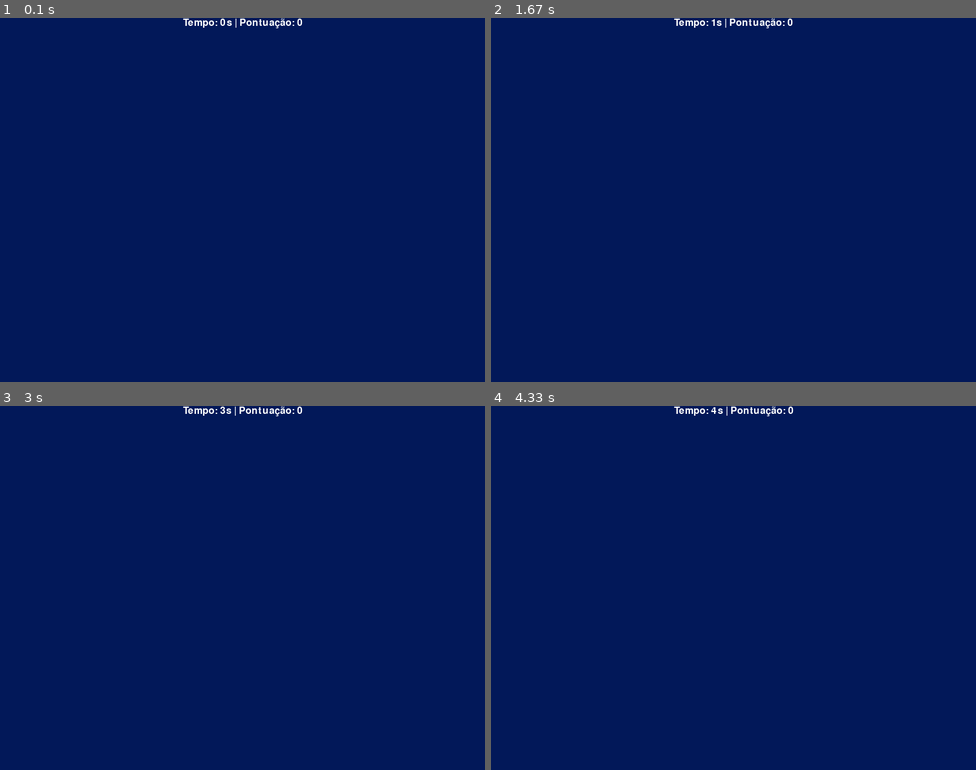
Above: before the commit, frames 1-4 (two rows, left to right).
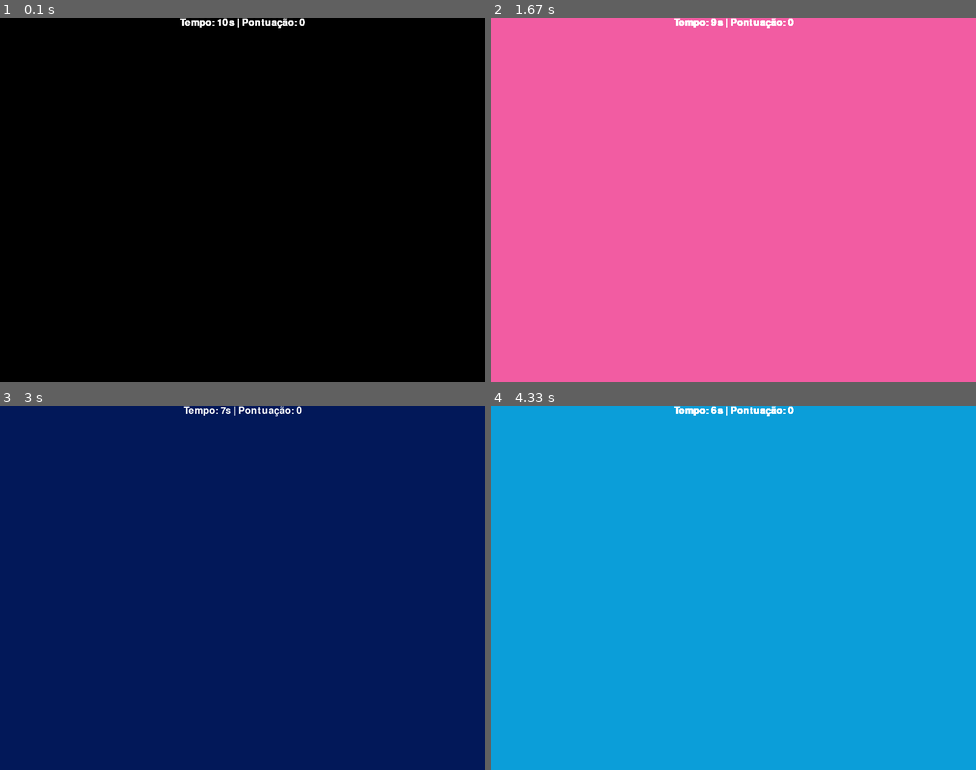
Above: after the commit, the same moments.

Repository: taohansens/Infnet
Game: pygame game, started from Bloco I/Fundamentos do Desenvolvimento Python/Aula 07 PyGame/quadradinho.py
Same seed, same stepped clock (60 frames per second), same inputs: the game is played once before the commit and once after it.
Inputs (mouse positions are in pixels of both pictures, inside the frame that each line leads up to):
- Up to frame 1 (0.1 s): no input
- Up to frame 2 (1.67 s): no input
- Up to frame 3 (3 s): click (421, 715) at 1.88 s
- Up to frame 4 (4.33 s): no input

The runs differ from the first frame. In frame 1, 100% of the frame differs, in the area x 0-100%, y 0-100%; in frame 2, 100%; in frame 3, 0.2%; in frame 4, 100%.

Commit message:
contagem regressiva add.

Diff:
--- a/Bloco I/Fundamentos do Desenvolvimento Python/Aula 07 PyGame/quadradinho.py
+++ b/Bloco I/Fundamentos do Desenvolvimento Python/Aula 07 PyGame/quadradinho.py
@@ -1,4 +1,4 @@
-import pygame
+import pygame, random
 
 pygame.init()
 largura_tela = 800
@@ -22,7 +22,7 @@
 # conta quantos quadradinhos clicou
 pontos = 0
 # variavel para contar qtos segundos passaram
-conta_segundos = 0
+conta_segundos = 10
 
 #Para imprimir o texto com o tempo e a pontuação corrente
 def mostra_tempo(tempo, pontos):
@@ -42,10 +42,13 @@
             terminou = True
     conta_clocks += 1
     if conta_clocks == 60:
-        conta_segundos += 1
-        conta_clocks = 0
+        if conta_segundos > 0:
+            conta_segundos -= 1
+            conta_clocks = 0
+            tela.fill(cores[random.randint(0, 4)])
+        else:
+            terminou = True
 
-    tela.fill(darkBlue)
 
     mostra_tempo(conta_segundos, pontos)
 
